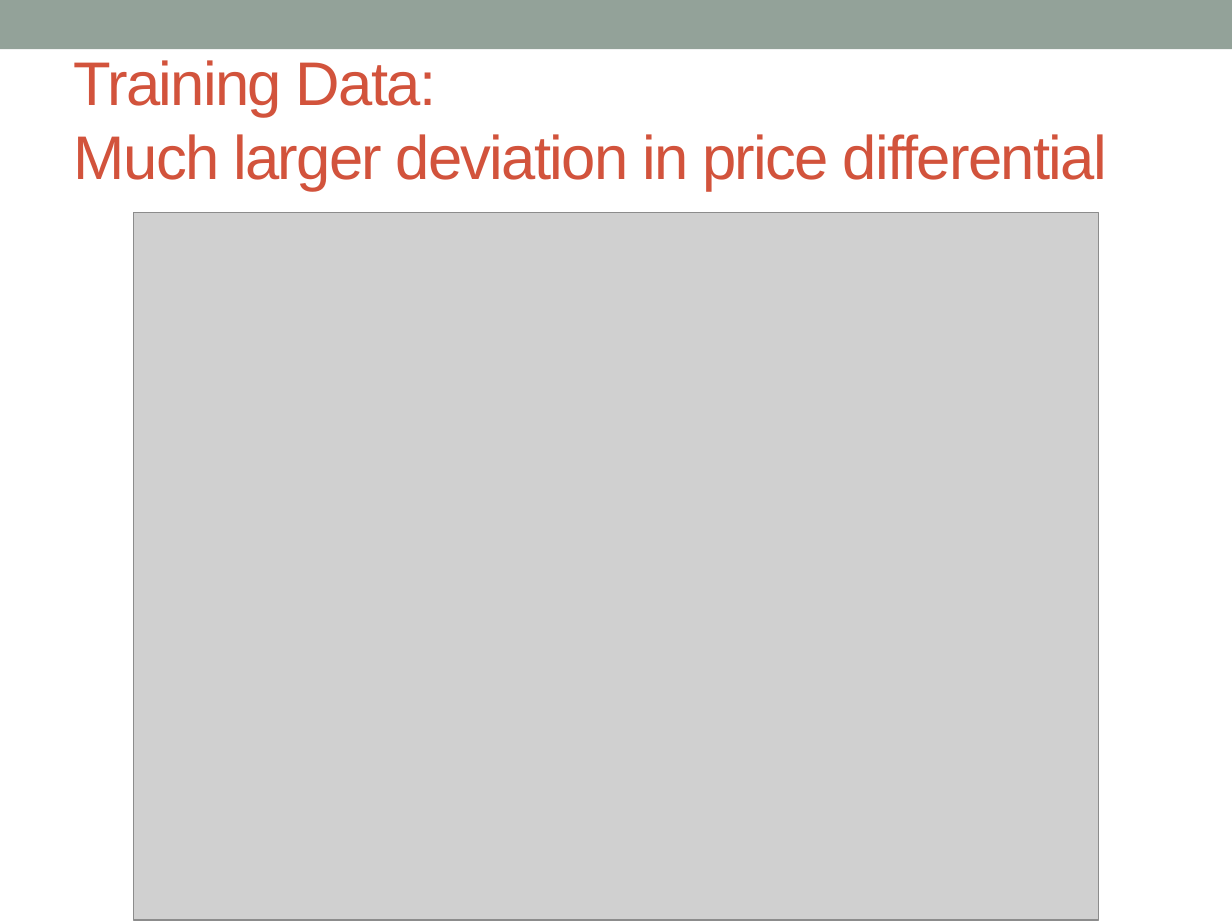
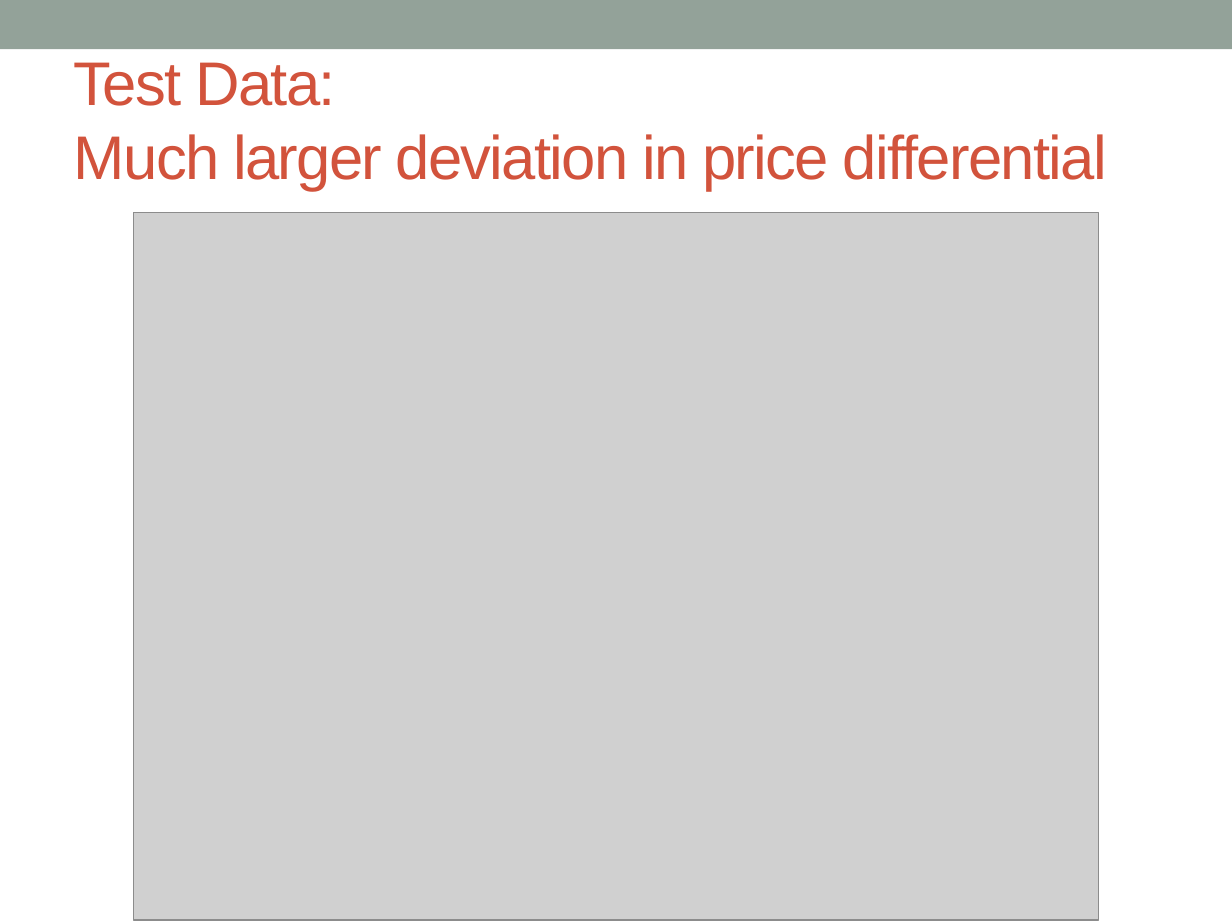
Before and after one commit to jeffreydarling/222project, a slide deck: slide 22 of PairsTradeSlides.pptx. Drawn at 1232x924 pixels with LibreOffice and Linux fonts; fonts in the diff are those of the drawing; grey boxes stand for pictures. Boxes give left, top, right and bottom in pixels: in the first picture for what was removed or moved away, otherwise in the second. Text is boxed around its words. In the diff, an @@ line names an element or a change of style, - is before the commit and + after.

Commit message:
Fixed typo in ppt

```diff
--- a/PairsTradeSlides.pptx
+++ b/PairsTradeSlides.pptx
@@ title at [74, 62, 1107, 191]: text changed @@
-Training Data:
-Much larger deviation in price differential
+Test Data:
+Much larger deviation in price differential
```
